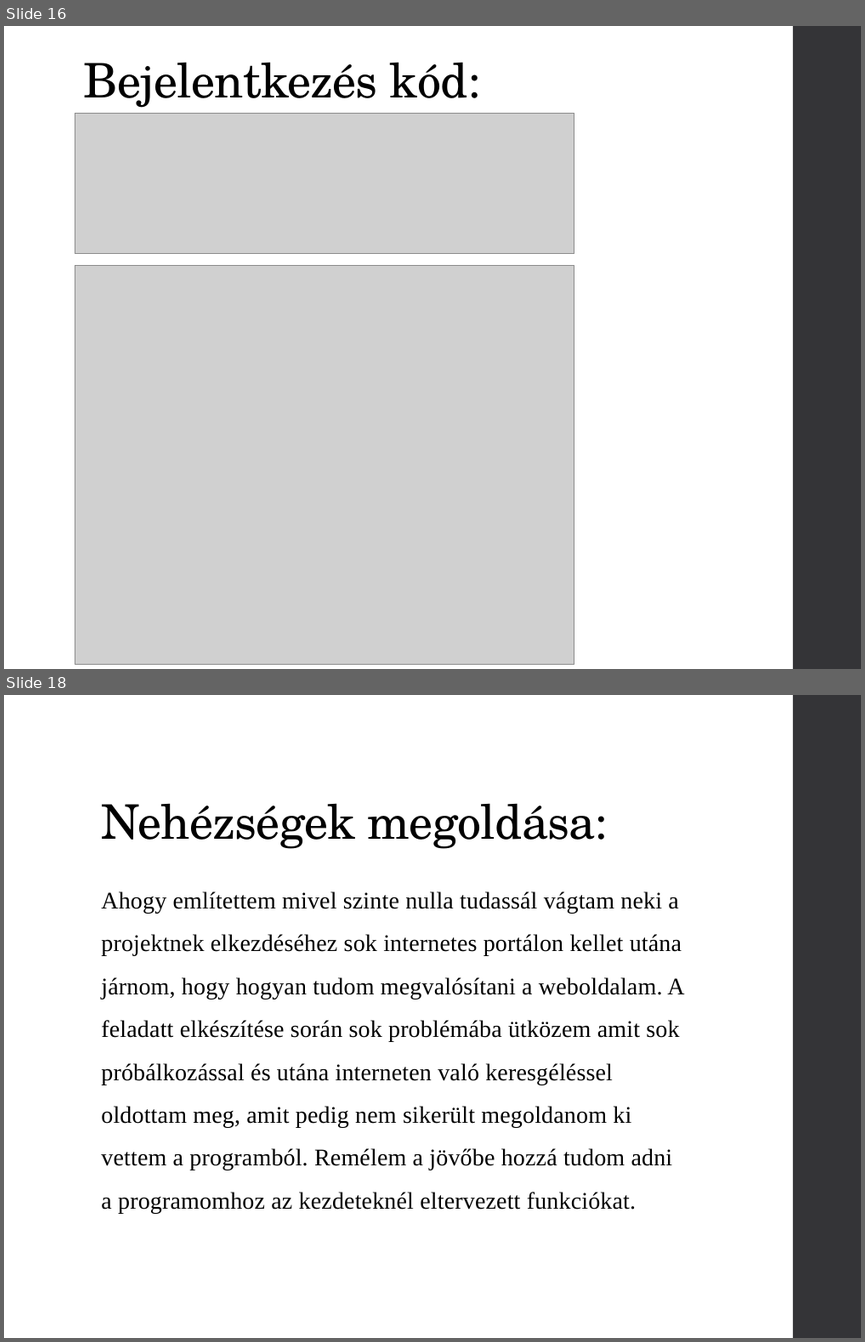
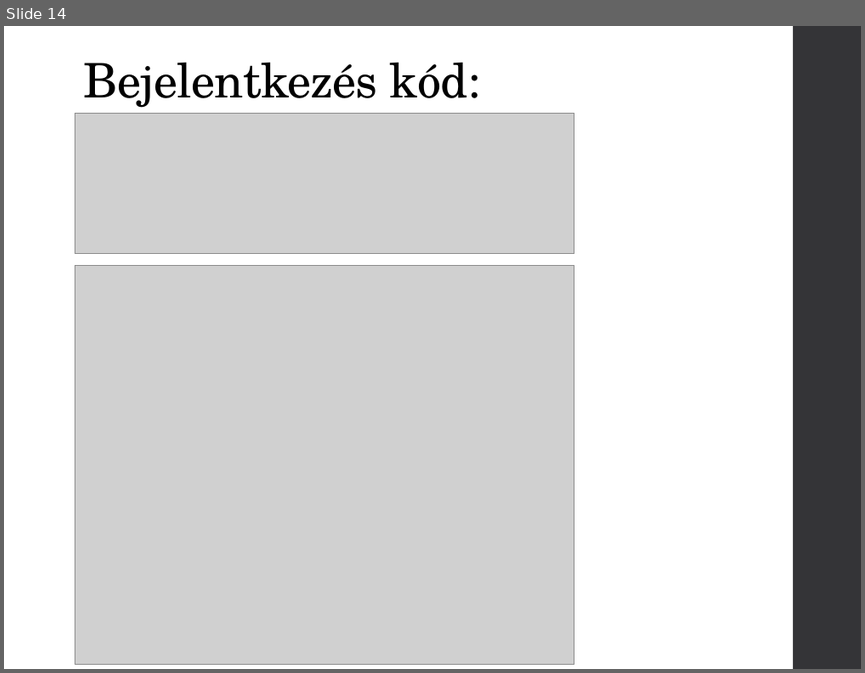
Before and after one commit to Greg1629/zarodolgozat, a slide deck: Lakos_Gergő_vedes.pptx. Shown one above the other, each under a label of ours: slides 16 and 18 before the commit, slide 14 after it; the slides between them are not shown. The pictures are 865x1342 and 865x673 pixels, drawn with LibreOffice and Linux fonts; fonts in the diff are those of the drawing; grey boxes stand for pictures. Boxes give left, top, right and bottom in pixels: in the first picture for what was removed or moved away, otherwise in the second. Text is boxed around its words. In the diff, an @@ line names an element or a change of style, - is before the commit and + after.

```diff
--- a/Lakos_Gergő_vedes.pptx
+++ b/Lakos_Gergő_vedes.pptx
@@ slide 18 removed at box(4, 695, 861, 1338), background #FFFFFF; not listed: 1 template element that a slide beside it also shows @@
@@ title removed at box(101, 803, 608, 849) @@
-Nehézségek megoldása:
@@ text removed at box(101, 891, 684, 1213) @@
-Ahogy említettem mivel szinte nulla tudassál vágtam neki a projektnek elkezdéséhez sok internetes portálon kellet utána járnom, hogy hogyan tudom megvalósítani a weboldalam. A feladatt elkészítése során sok problémába ütközem amit sok próbálkozással és utána interneten való keresgéléssel oldottam meg, amit pedig nem sikerült megoldanom ki vettem a programból. Remélem a jövőbe hozzá tudom adni a programomhoz az kezdeteknél eltervezett funkciókat.
@@ what was slide 16 is now slide 14 @@
```
Also in this commit, not shown: 3 slides changed, 1 slide added, 3 other slides removed.
